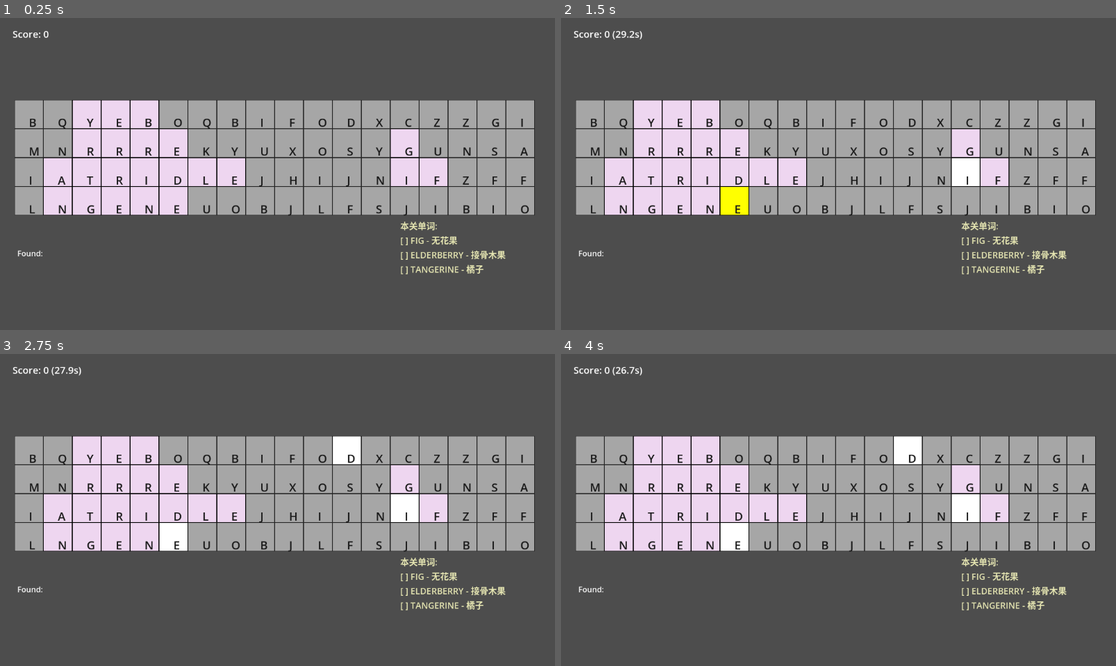
Above: before the commit, frames 1-4 (two rows, left to right).
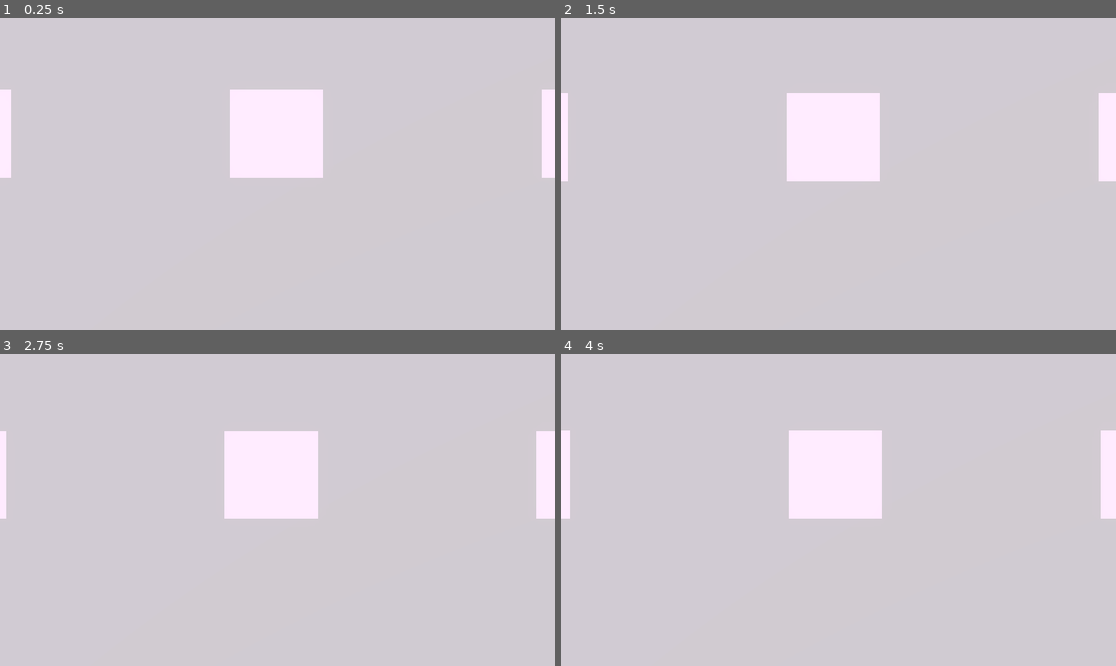
Above: after the commit, the same moments.

Repository: chenxinma/letter-blast
Game: Godot game, scene res://scenes/main_3d.tscn
The game is run twice, just before and just after one commit, with the same random seed, the same clock (stepped at 60 frames per second) and the same inputs. Before the commit the project starts from res://scenes/main.tscn.
Inputs (mouse positions are in pixels of both pictures, inside the frame that each line leads up to):
- Up to frame 1 (0.25 s): no input
- Up to frame 2 (1.5 s): tap Enter at 0.5 s; move the mouse to (960, 158) at 0.52 s; click (960, 158) at 0.67 s; tap Space at 1.25 s; move the mouse to (727, 189) at 1.27 s; click (727, 189) at 1.42 s
- Up to frame 3 (2.75 s): tap Enter at 2 s; move the mouse to (333, 441) at 2.02 s; click (333, 441) at 2.17 s
- Up to frame 4 (4 s): tap Space at 2.75 s; move the mouse to (810, 572) at 2.77 s; click (810, 572) at 2.92 s; move the mouse to (1005, 556) at 3.52 s; click (1005, 556) at 3.67 s

The runs differ from the first frame. In frame 1, 100% of the frame differs, in the area x 0-100%, y 0-100%; in frame 2, 99%; in frame 3, 99%; in frame 4, 99%.

Commit message:
feat: complete HD-2D pixel art implementation

Diff:
--- a/project.godot
+++ b/project.godot
@@ -11,7 +11,7 @@
 [application]
 
 config/name="Letter-Blast"
-run/main_scene="uid://21aca64rufkw"
+run/main_scene="res://scenes/main_3d.tscn"
 config/features=PackedStringArray("4.6", "GL Compatibility")
 config/icon="res://icon.svg"
 
--- /dev/null
+++ b/resources/environment.tres
@@ -0,0 +1,30 @@
+[gd_resource type="Environment" format=3 uid="uid://environment"]
+
+[resource]
+background_mode = 1
+background_color = Color(0.15, 0.15, 0.2, 1)
+ambient_light_source = 2
+ambient_light_color = Color(0.3, 0.3, 0.4, 1)
+ambient_light_energy = 0.5
+dof_blur_far_enabled = true
+dof_blur_far_distance = 15.0
+dof_blur_far_transition = 5.0
+dof_blur_near_enabled = false
+glow_enabled = true
+glow_levels/1 = false
+glow_levels/2 = true
+glow_levels/3 = true
+glow_levels/4 = false
+glow_levels/5 = false
+glow_levels/6 = false
+glow_levels/7 = false
+glow_intensity = 0.5
+glow_strength = 1.0
+glow_bloom = 0.3
+glow_hdr_threshold = 0.8
+glow_hdr_scale = 1.0
+glow_bicubic_upscale = true
+adjustment_enabled = true
+adjustment_brightness = 1.05
+adjustment_contrast = 1.1
+adjustment_saturation = 1.15
--- /dev/null
+++ b/scenes/background_3d.tscn
@@ -0,0 +1,16 @@
+[gd_scene load_steps=2 format=3 uid="uid://background3d"]
+
+[sub_resource type="PlaneMesh" id="PlaneMesh_1"]
+size = Vector2(20, 30)
+
+[node name="Background3D" type="Node3D"]
+
+[node name="Floor" type="MeshInstance3D" parent="."]
+transform = Transform3D(20, 0, 0, 0, 1, 0, 0, 0, 30, 0, -1, 0)
+mesh = SubResource("PlaneMesh_1")
+
+[node name="Background" type="Sprite3D" parent="."]
+transform = Transform3D(30, 0, 0, 0, 20, 0, 0, 0, 1, 0, 10, -15)
+pixel_size = 0.01
+billboard = 0
+texture_filter = 0
--- /dev/null
+++ b/scenes/main_3d.tscn
@@ -0,0 +1,84 @@
+[gd_scene load_steps=10 format=3 uid="uid://main3d"]
+
+[ext_resource type="Script" path="res://scripts/main_3d.gd" id="1_main"]
+[ext_resource type="Script" path="res://scripts/ui_manager.gd" id="2_ui"]
+[ext_resource type="Script" path="res://scripts/level_manager.gd" id="3_level"]
+[ext_resource type="Script" path="res://scripts/input_handler_3d.gd" id="4_input"]
+[ext_resource type="Script" path="res://scripts/grid_manager_3d.gd" id="5_grid"]
+[ext_resource type="Script" path="res://scripts/word_manager.gd" id="6_word"]
+[ext_resource type="Environment" path="res://resources/environment.tres" id="7_env"]
+[ext_resource type="PackedScene" path="res://scenes/background_3d.tscn" id="8_bg"]
+
+[node name="Main3D" type="Node3D"]
+script = ExtResource("1_main")
+
+[node name="Background3D" parent="." instance=ExtResource("8_bg")]
+
+[node name="Camera3D" type="Camera3D" parent="."]
+transform = Transform3D(1, 0, 0, 0, 0.939693, 0.34202, 0, -0.34202, 0.939693, 0, 5, 10)
+projection = 1
+fov = 60.0
+near = 0.1
+far = 1000.0
+
+[node name="DirectionalLight3D" type="DirectionalLight3D" parent="."]
+transform = Transform3D(0.866025, -0.433013, 0.25, 0, 0.5, 0.866025, -0.5, -0.75, 0.433013, 0, 10, 0)
+light_color = Color(1, 0.95, 0.9, 1)
+light_energy = 1.0
+shadow_enabled = true
+shadow_bias = 0.05
+shadow_reverse_cull_face = true
+directional_shadow_max_distance = 50.0
+directional_shadow_split_1 = 0.25
+directional_shadow_split_2 = 0.5
+directional_shadow_split_3 = 0.75
+
+[node name="FillLight" type="DirectionalLight3D" parent="."]
+transform = Transform3D(-0.5, 0.25, -0.833333, 0, 0.942809, 0.333333, 0.866025, 0.216506, -0.449073, 0, 8, -5)
+light_color = Color(0.8, 0.85, 1, 1)
+light_energy = 0.3
+shadow_enabled = false
+
+[node name="WorldEnvironment" type="WorldEnvironment" parent="."]
+environment = ExtResource("7_env")
+
+[node name="UI" type="CanvasLayer" parent="."]
+
+[node name="ScoreLabel" type="Label" parent="UI"]
+offset_left = 26.0
+offset_top = 19.0
+offset_right = 208.0
+offset_bottom = 47.0
+theme_override_colors/font_color = Color(1, 1, 1, 1)
+theme_override_font_sizes/font_size = 20
+
+[node name="FoundWordsLabel" type="Label" parent="UI"]
+offset_left = 36.0
+offset_top = 477.0
+offset_right = 76.0
+offset_bottom = 500.0
+
+[node name="WordMeaningsLabel" type="Label" parent="UI"]
+offset_left = 831.0
+offset_top = 418.0
+offset_right = 1131.0
+offset_bottom = 768.0
+theme_override_colors/font_color = Color(0.9, 0.9, 0.7, 1)
+theme_override_font_sizes/font_size = 18
+autowrap_mode = 2
+
+[node name="UIManager" type="CanvasLayer" parent="."]
+script = ExtResource("2_ui")
+
+[node name="LevelManager" type="Node" parent="."]
+script = ExtResource("3_level")
+
+[node name="InputHandler3D" type="Node" parent="."]
+script = ExtResource("4_input")
+
+[node name="WordManager" type="Node" parent="."]
+script = ExtResource("6_word")
+
+[node name="GridManager3D" type="Node3D" parent="."]
+transform = Transform3D(1, 0, 0, 0, 1, 0, 0, 0, 1, -3.5, 0, 0)
+script = ExtResource("5_grid")
--- /dev/null
+++ b/scenes/word_cell_3d.tscn
@@ -0,0 +1,25 @@
+[gd_scene load_steps=3 format=3 uid="uid://wordcell3d"]
+
+[ext_resource type="Script" path="res://scripts/word_cell_3d.gd" id="1_cell"]
+
+[sub_resource type="StandardMaterial3D" id="StandardMaterial3D_1"]
+transparency = 1
+shading_mode = 0
+vertex_color_use_as_albedo = true
+
+[node name="WordCell3D" type="Area3D"]
+script = ExtResource("1_cell")
+
+[node name="Sprite3D" type="Sprite3D" parent="."]
+transform = Transform3D(1, 0, 0, 0, 1, 0, 0, 0, 1, 0, 0, 0)
+pixel_size = 0.005
+billboard = 1
+texture_filter = 0
+material_override = SubResource("StandardMaterial3D_1")
+
+[node name="Label3D" type="Label3D" parent="."]
+transform = Transform3D(0.1, 0, 0, 0, 0.1, 0, 0, 0, 0.1, 0, 0, 0.1)
+pixel_size = 0.01
+billboard = 1
+text = "A"
+font_size = 64
--- /dev/null
+++ b/scripts/grid_manager_3d.gd
@@ -0,0 +1,215 @@
+extends Node3D
+class_name GridManager3D
+
+@export var grid_width: int = 18
+@export var grid_height: int = 4
+@export var cell_spacing: float = 1.0
+
+var word_manager: WordManager
+var cell_template: PackedScene
+var cells: Dictionary = {}
+var selected_cells: Array[Node] = []
+var placed_paths: Dictionary = {}
+
+const CELL_SIZE_3D = 1.0
+const MAX_PLACEMENT_ATTEMPTS: int = 100
+const MAX_RECURSION_DEPTH: int = 30
+
+enum Direction {
+	DOWN = 0,
+	RIGHT,
+	UP,
+	LEFT
+}
+
+const DIRECTIONS: Array[Vector2] = [
+	Vector2(0, 1),
+	Vector2(1, 0),
+	Vector2(0, -1),
+	Vector2(-1, 0)
+]
+
+func generate_grid() -> void:
+	clear_grid()
+	placed_paths.clear()
+
+	for row in range(grid_height):
+		for col in range(grid_width):
+			cells[Vector2(col, row)] = null
+
+	var assigned_words: Array = []
+	if word_manager and "level_words" in word_manager:
+		assigned_words = word_manager.level_words
+
+	if cell_template == null:
+		print("ERROR: cell_template is null")
+		return
+
+	for word in assigned_words:
+		place_word_in_grid(word)
+
+	for row in range(grid_height):
+		for col in range(grid_width):
+			var coord := Vector2(col, row)
+			if cells[coord] == null:
+				var cell_instance = cell_template.instantiate()
+				add_child(cell_instance)
+
+				var pos_x = (col - grid_width / 2.0 + 0.5) * CELL_SIZE_3D * cell_spacing
+				var pos_y = (grid_height / 2.0 - row - 0.5) * CELL_SIZE_3D * cell_spacing
+				cell_instance.position = Vector3(pos_x, pos_y, 0)
+
+				cell_instance.set_letter(get_random_letter(), coord)
+				cells[coord] = cell_instance
+
+func get_random_letter() -> String:
+	var letters := "ABCDEFGHIJKLMNOPQRSTUVWXYZ"
+	return letters[randi() % letters.length()]
+
+func place_word_in_grid(word: String) -> bool:
+	if word.is_empty():
+		return false
+
+	for _i in range(MAX_PLACEMENT_ATTEMPTS):
+		var start_x := randi() % grid_width
+		var start_y := randi() % grid_height
+		var start_coord := Vector2(start_x, start_y)
+
+		if not can_place_char_at(start_coord, word[0]):
+			continue
+
+		var path: Array[Vector2] = [start_coord]
+		var visited: Dictionary = {start_coord: true}
+
+		if try_place_word_recursive(word, 1, start_coord, Vector2.ZERO, path, visited):
+			placed_paths[word] = path.duplicate()
+			return true
+
+	print("单词放置失败: ", word)
+	return false
+
+func try_place_word_recursive(word: String, char_index: int, prev_coord: Vector2, prev_direction: Vector2, path: Array[Vector2], visited: Dictionary) -> bool:
+	if char_index >= word.length():
+		do_place_word_by_path(word, path)
+		return true
+
+	if path.size() >= MAX_RECURSION_DEPTH:
+		return false
+
+	var available_directions := get_available_directions(prev_coord, prev_direction, visited)
+	if available_directions.is_empty():
+		return false
+
+	available_directions.shuffle()
+
+	for direction in available_directions:
+		var next_coord := prev_coord + direction
+
+		if not can_place_char_at(next_coord, word[char_index]):
+			continue
+
+		path.append(next_coord)
+		visited[next_coord] = true
+
+		if try_place_word_recursive(word, char_index + 1, next_coord, direction, path, visited):
+			return true
+
+		path.erase(next_coord)
+		visited.erase(next_coord)
+
+	return false
+
+func get_available_directions(current_coord: Vector2, prev_direction: Vector2, visited: Dictionary) -> Array[Vector2]:
+	var result: Array[Vector2] = []
+	var opposite := prev_direction * -1
+
+	for direction in DIRECTIONS:
+		if direction == opposite:
+			continue
+
+		var next_coord := current_coord + direction
+
+		if not is_valid_coordinate(next_coord):
+			continue
+
+		if visited.has(next_coord):
+			continue
+
+		result.append(direction)
+
+	return result
+
+func can_place_char_at(coord: Vector2, letter: String) -> bool:
+	if not is_valid_coordinate(coord):
+		return false
+
+	var cell := get_cell_at(coord)
+
+	if cell == null:
+		return true
+
+	if cell.is_used:
+		return false
+
+	return cell.letter == letter
+
+func do_place_word_by_path(word: String, path: Array[Vector2]) -> void:
+	for i in range(path.size()):
+		var coord := path[i]
+		var existing_cell := get_cell_at(coord)
+
+		if existing_cell == null:
+			var cell_instance = cell_template.instantiate()
+			add_child(cell_instance)
+
+			var pos_x = (coord.x - grid_width / 2.0 + 0.5) * CELL_SIZE_3D * cell_spacing
+			var pos_y = (grid_height / 2.0 - coord.y - 0.5) * CELL_SIZE_3D * cell_spacing
+			cell_instance.position = Vector3(pos_x, pos_y, 0)
+
+			cell_instance.set_letter(word[i], coord)
+			cell_instance.set_hint()
+			cells[coord] = cell_instance
+
+func clear_grid() -> void:
+	for child in get_children():
+		child.queue_free()
+	cells.clear()
+	selected_cells.clear()
+
+func get_cell_at(coord: Vector2) -> Node:
+	return cells.get(coord)
+
+func highlight_cell(coord: Vector2, highlight: bool) -> void:
+	var cell = get_cell_at(coord)
+	if cell:
+		cell.set_highlighted(highlight)
+		if highlight and not selected_cells.has(cell):
+			selected_cells.append(cell)
+		elif not highlight and selected_cells.has(cell):
+			selected_cells.erase(cell)
+
+func clear_highlights() -> void:
+	for cell in selected_cells:
+		cell.set_highlighted(false)
+	selected_cells.clear()
+
+func get_selected_letters() -> String:
+	var result = ""
+	for cell in selected_cells:
+		result += cell.letter
+	return result
+
+func get_selected_coordinates() -> Array[Vector2]:
+	var coords: Array[Vector2] = []
+	for cell in selected_cells:
+		coords.append(cell.coordinate)
+	return coords
+
+func mark_used(word_coords: Array) -> void:
+	for coord in word_coords:
+		var cell = get_cell_at(coord)
+		if cell:
+			cell.set_used(true)
+
+func is_valid_coordinate(coord: Vector2) -> bool:
+	return coord.x >= 0 and coord.x < grid_width and coord.y >= 0 and coord.y < grid_height
--- /dev/null
+++ b/scripts/input_handler_3d.gd
@@ -0,0 +1,91 @@
+extends Node
+
+signal word_validated(word: String, is_valid: bool)
+
+var grid_manager: GridManager3D
+var word_manager: WordManager
+var is_selecting: bool = false
+var selection_start_coord: Vector2 = Vector2(-1, -1)
+
+func handle_mouse_press(event: InputEvent) -> void:
+	var mouse_pos = event.position
+	var cell = _get_cell_under_mouse(mouse_pos)
+
+	if cell:
+		is_selecting = true
+		selection_start_coord = cell.coordinate
+		grid_manager.highlight_cell(cell.coordinate, true)
+
+func handle_mouse_release(_event: InputEvent) -> void:
+	if not is_selecting:
+		return
+
+	is_selecting = false
+
+	var word = grid_manager.get_selected_letters()
+	var coords = grid_manager.get_selected_coordinates()
+
+	if word.length() > 0:
+		var is_valid = word_manager.is_valid_word(word)
+		emit_signal("word_validated", word, is_valid)
+
+		if is_valid:
+			grid_manager.mark_used(coords)
+
+	grid_manager.clear_highlights()
+	selection_start_coord = Vector2(-1, -1)
+
+func handle_mouse_motion(event: InputEvent) -> void:
+	if not is_selecting:
+		return
+
+	var mouse_pos = event.position
+	var cell = _get_cell_under_mouse(mouse_pos)
+
+	if cell:
+		var current_coord = cell.coordinate
+		if current_coord != selection_start_coord:
+			_handle_line_selection(selection_start_coord, current_coord)
+
+func _get_cell_under_mouse(mouse_pos: Vector2) -> Node:
+	var camera = get_viewport().get_camera_3d()
+	if not camera:
+		return null
+
+	var from = camera.project_ray_origin(mouse_pos)
+	var to = from + camera.project_ray_normal(mouse_pos) * 1000
+
+	var space_state = get_viewport().world_3d.direct_space_state
+	var query = PhysicsRayQueryParameters3D.create(from, to)
+	var result = space_state.intersect_ray(query)
+
+	if result and result.has("collider"):
+		return result["collider"]
+	return null
+
+func _handle_line_selection(start: Vector2, end: Vector2) -> void:
+	grid_manager.clear_highlights()
+
+	var cells_in_line = _get_cells_in_line(start, end)
+	for coord in cells_in_line:
+		grid_manager.highlight_cell(coord, true)
+
+func _get_cells_in_line(start: Vector2, end: Vector2) -> Array[Vector2]:
+	var result: Array[Vector2] = []
+
+	var dx = int(end.x - start.x)
+	var dy = int(end.y - start.y)
+	var steps = max(abs(dx), abs(dy))
+
+	if steps == 0:
+		result.append(start)
+		return result
+
+	var x_inc = dx / steps
+	var y_inc = dy / steps
+
+	for i in range(steps + 1):
+		var coord = Vector2(int(start.x) + i * x_inc, int(start.y) + i * y_inc)
+		result.append(coord)
+
+	return result
--- a/scripts/level_manager.gd
+++ b/scripts/level_manager.gd
@@ -5,7 +5,7 @@
 const MAX_LEVELS: int = 100
 
 @export var word_manager: WordManager
-@export var grid_manager: GridManager
+@export var grid_manager: Node
 
 var current_level: int = 1
 
--- /dev/null
+++ b/scripts/main_3d.gd
@@ -0,0 +1,131 @@
+extends Node3D
+
+@onready var word_manager: WordManager = $WordManager
+@onready var grid_manager: GridManager3D = $GridManager3D
+@onready var input_handler: Node = $InputHandler3D
+@onready var level_manager: LevelManager = $LevelManager
+@onready var ui_manager: UIManager = $UIManager
+@onready var camera: Camera3D = $Camera3D
+
+var timer_manager: TimerManager
+var score_manager: ScoreManager
+var story_manager: StoryManager
+var hint_manager: HintManager
+var camera_initial_position: Vector3
+var time_elapsed: float = 0.0
+var camera_sway_enabled: bool = true
+var sway_amplitude: float = 0.02
+var sway_speed: float = 0.5
+
+func _ready() -> void:
+	grid_manager.word_manager = word_manager
+	grid_manager.cell_template = preload("res://scenes/word_cell_3d.tscn")
+
+	input_handler.grid_manager = grid_manager
+	input_handler.word_manager = word_manager
+
+	level_manager.word_manager = word_manager
+	level_manager.grid_manager = grid_manager
+
+	camera_initial_position = camera.position
+
+	setup_managers()
+	start_new_level()
+
+	input_handler.connect("word_validated", _on_word_validated)
+	level_manager.connect("level_completed", _on_level_complete)
+
+
+func _process(delta: float) -> void:
+	if camera_sway_enabled and camera:
+		time_elapsed += delta
+		var sway_offset = Vector3(
+			sin(time_elapsed * sway_speed * 1.3) * sway_amplitude,
+			sin(time_elapsed * sway_speed) * sway_amplitude,
+			0
+		)
+		camera.position = camera_initial_position + sway_offset
+
+
+func _input(event: InputEvent) -> void:
+	if event is InputEventMouseButton:
+		var mouse_event := event as InputEventMouseButton
+		if mouse_event.pressed:
+			if timer_manager and timer_manager.waiting_to_start:
+				timer_manager.begin_timer()
+			if ui_manager and not ui_manager.countdown_running:
+				ui_manager.start_countdown()
+			input_handler.handle_mouse_press(event)
+		else:
+			input_handler.handle_mouse_release(event)
+	elif event is InputEventMouseMotion:
+		input_handler.handle_mouse_motion(event)
+
+
+func setup_managers() -> void:
+	timer_manager = TimerManager.new()
+	score_manager = ScoreManager.new()
+	story_manager = StoryManager.new()
+	hint_manager = HintManager.new()
+
+	add_child(timer_manager)
+	add_child(score_manager)
+	add_child(story_manager)
+	add_child(hint_manager)
+
+	ui_manager.score_manager = score_manager
+	ui_manager.timer_manager = timer_manager
+	if score_manager:
+		score_manager.connect("score_changed", ui_manager._on_score_changed)
+
+
+func start_new_level() -> void:
+	var level = level_manager.current_level
+
+	story_manager.current_level = level
+	score_manager.set_level(level)
+	hint_manager.set_level(level)
+
+	word_manager.reset_level()
+
+	var config = story_manager.get_level_config(level)
+	var word_count = config.get("word_count", 5)
+	var time_limit = config.get("time_limit", 120)
+
+	word_manager.get_level_words(word_count)
+	grid_manager.generate_grid()
+
+	timer_manager.start_timer(time_limit)
+	ui_manager.reset_countdown()
+	ui_manager.update_ui()
+
+
+func _on_word_validated(word: String, is_valid: bool) -> void:
+	if is_valid:
+		var word_score = score_manager.add_score(word, timer_manager.time_remaining)
+		word_manager.mark_as_found(word)
+		hint_manager.set_remaining_words(word_manager.get_remaining_words())
+		hint_manager.set_found_words(word_manager.get_found_words())
+		ui_manager.show_word_score(word_score)
+		ui_manager.update_ui()
+
+
+func _on_level_complete() -> void:
+	timer_manager.stop_timer()
+
+	var level_info = score_manager.complete_level(
+		timer_manager.time_remaining,
+		timer_manager.time_limit
+	)
+
+	print("Level Complete! Score: ", level_info.total)
+
+	story_manager.pass_level(level_manager.current_level)
+
+	OS.delay_msec(1000)
+	start_new_level()
+
+
+func _on_timer_time_out() -> void:
+	print("Time out!")
+	timer_manager.stop_timer()
--- /dev/null
+++ b/scripts/word_cell_3d.gd
@@ -0,0 +1,77 @@
+extends Area3D
+
+@onready var sprite_3d: Sprite3D = $Sprite3D
+@onready var label_3d: Label3D = $Label3D
+
+const CELL_SIZE = 60
+const COLOR_HIGHLIGHT = Color(0.361, 0.486, 0.392, 1.0)
+const COLOR_HINT = Color(0.934, 0.837, 0.941, 1.0)
+const COLOR_USED = Color(0.5, 0.5, 0.5, 0.5)
+
+var letter: String = ""
+var coordinate: Vector2 = Vector2.ZERO
+var is_used: bool = false
+var is_highlighted: bool = false
+var _border_texture_cache: Texture2D
+
+class TextureGenerator:
+	static func create_cell_border(size: Vector2) -> ImageTexture:
+		var image := Image.create(int(size.x), int(size.y), false, Image.FORMAT_RGBA8)
+		image.fill(Color(1, 1, 1, 1))
+
+		for x in range(int(size.x)):
+			image.set_pixel(x, 0, Color(0, 0, 0, 1))
+			image.set_pixel(x, int(size.y) - 1, Color(0, 0, 0, 1))
+
+		for y in range(int(size.y)):
+			image.set_pixel(0, y, Color(0, 0, 0, 1))
+			image.set_pixel(int(size.x) - 1, y, Color(0, 0, 0, 1))
+
+		return ImageTexture.create_from_image(image)
+
+func _ready() -> void:
+	_setup_sprite()
+
+func _setup_sprite() -> void:
+	if not _border_texture_cache:
+		_border_texture_cache = TextureGenerator.create_cell_border(Vector2(CELL_SIZE, CELL_SIZE))
+	sprite_3d.texture = _border_texture_cache
+	sprite_3d.modulate = Color(1.0, 1.0, 1.0, 0.5)
+
+func set_hint() -> void:
+	sprite_3d.modulate = COLOR_HINT
+
+func set_letter(c: String, coord: Vector2) -> void:
+	letter = c
+	coordinate = coord
+	if label_3d:
+		label_3d.text = letter
+
+func set_used(used: bool) -> void:
+	is_used = used
+	if is_used:
+		if sprite_3d:
+			sprite_3d.modulate = Color(0, 0, 0, 0)
+		if label_3d:
+			label_3d.modulate = Color(0, 0, 0, 0)
+	else:
+		if sprite_3d:
+			if is_highlighted:
+				sprite_3d.modulate = COLOR_HIGHLIGHT
+			else:
+				sprite_3d.modulate = Color(1, 1, 1, 1)
+		if label_3d:
+			label_3d.modulate = Color(1, 1, 1, 1)
+
+func set_highlighted(highlighted: bool) -> void:
+	is_highlighted = highlighted
+	if is_used:
+		return
+	if is_highlighted:
+		if sprite_3d:
+			sprite_3d.modulate = Color(1, 1, 0, 1)
+	elif sprite_3d:
+		sprite_3d.modulate = Color(1, 1, 1, 1)
+
+func get_world_position() -> Vector3:
+	return global_position
Not shown, added: scripts/grid_manager_3d.gd.uid
Not shown, added: scripts/input_handler_3d.gd.uid
Not shown, added: scripts/main_3d.gd.uid
Not shown, added: scripts/word_cell_3d.gd.uid
Not shown, added: docs/performance_results.md
Not shown, added: docs/plans/2026-03-07-hd2d-pixel-art.md
